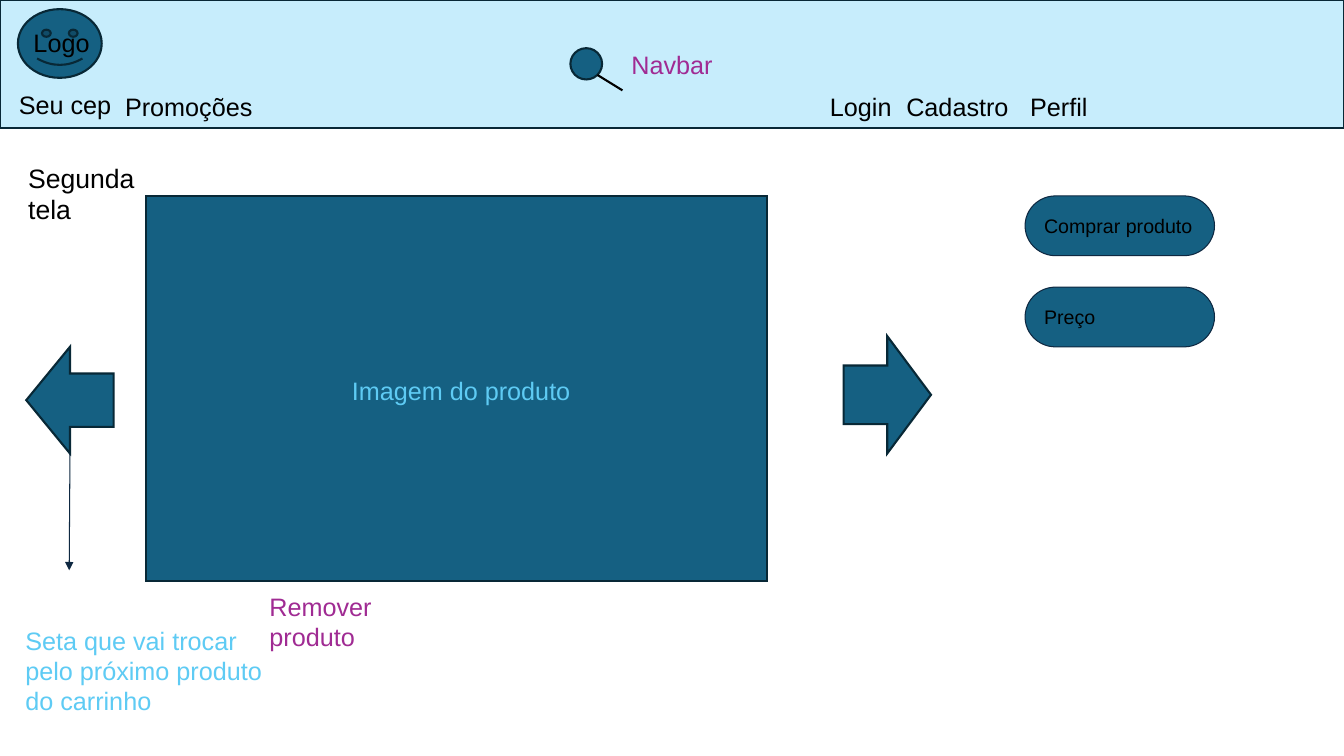
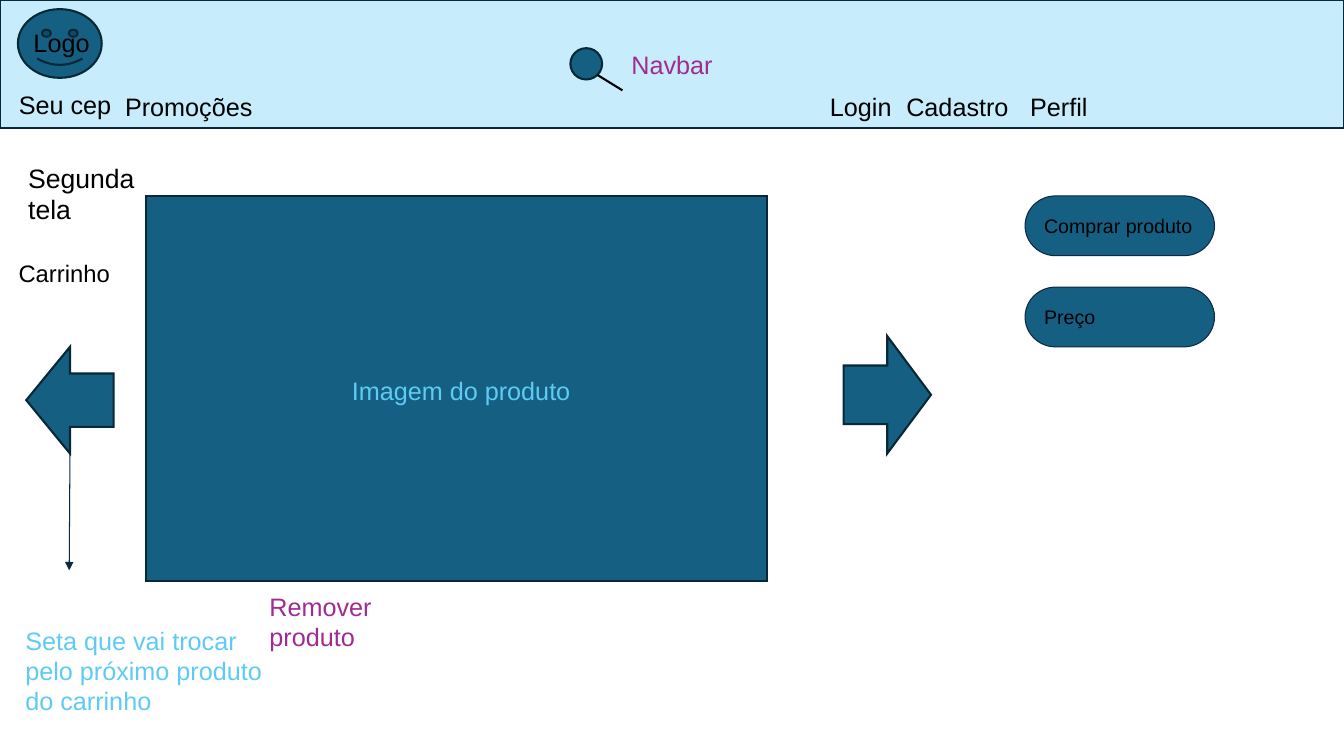
Before and after one commit to kauam0/Projeto-1, a slide deck: slide 7 of TCC - DOCUMENTAÇÃO/Escopo do TCC.pptx. Drawn at 1344x756 pixels with LibreOffice and Linux fonts; fonts in the diff are those of the drawing. Boxes give left, top, right and bottom in pixels: in the first picture for what was removed or moved away, otherwise in the second. Text is boxed around its words. In the diff, an @@ line names an element or a change of style, - is before the commit and + after.

```diff
--- a/TCC - DOCUMENTAÇÃO/Escopo do TCC.pptx
+++ b/TCC - DOCUMENTAÇÃO/Escopo do TCC.pptx
@@ text added at [19,264,110,283], 17 pt, text #000000 @@
+Carrinho
```
Also in this commit, not shown: 1 other slide changed, 1 slide added, 1 slide removed, 13 other files.
